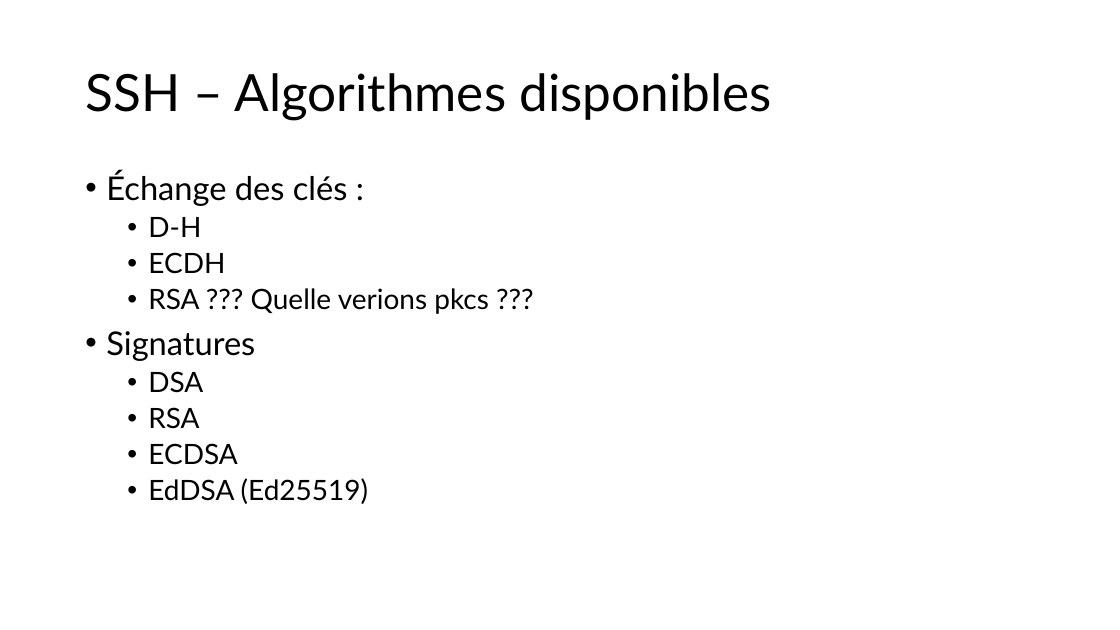
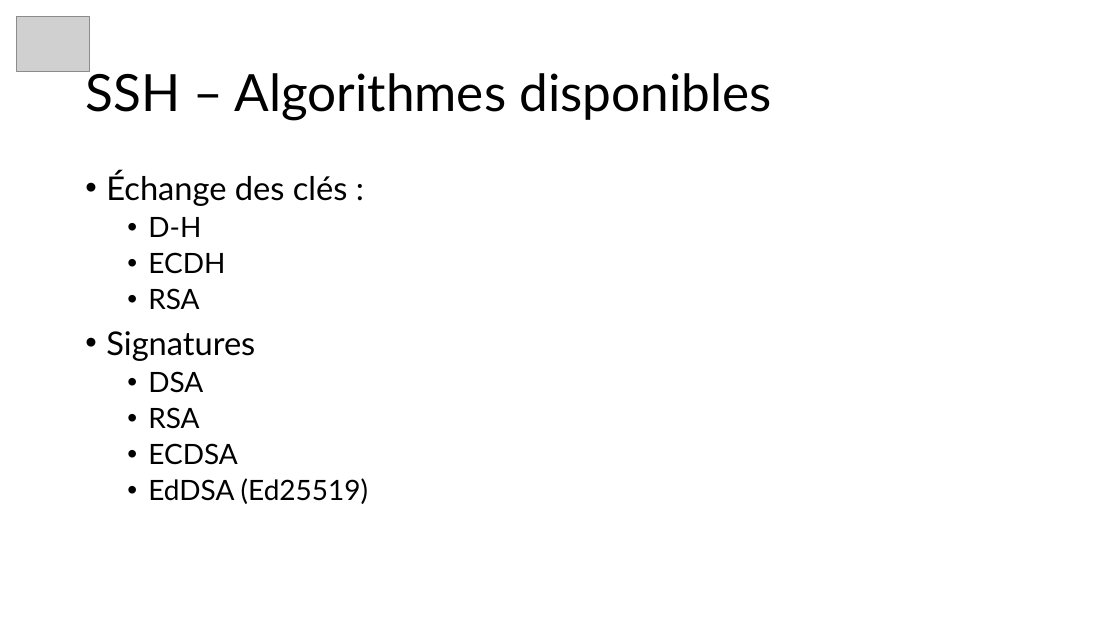
Before and after one commit to JustinFerrara14/SSE, a slide deck: slide 13 of SSELaticeAttackFerrara.pptx (slide 11 before the commit). Drawn at 1120x630 pixels with LibreOffice and Linux fonts; fonts in the diff are those of the drawing; grey boxes stand for pictures. Boxes give left, top, right and bottom in pixels: in the first picture for what was removed or moved away, otherwise in the second. Text is boxed around its words. In the diff, an @@ line names an element or a change of style, - is before the commit and + after.

```diff
--- a/SSELaticeAttackFerrara.pptx
+++ b/SSELaticeAttackFerrara.pptx
@@ picture added at (x1=17, y1=17, x2=90, y2=71) @@
@@ text at (x1=148, y1=288, x2=199, y2=310): text changed @@
-  • RSA ??? Quelle verions pkcs ???
+  • RSA
```
Also in this commit, not shown: 36 other slides changed, 2 slides added, 6 other files.
